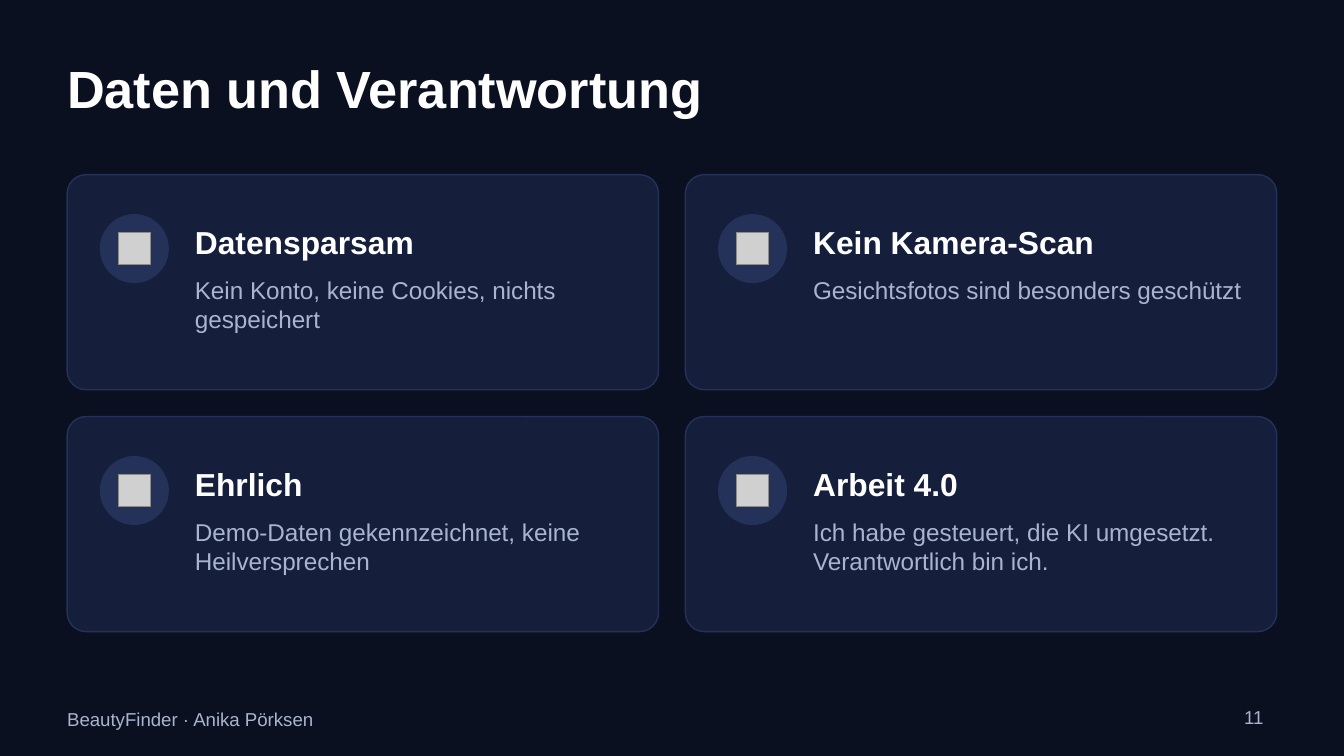
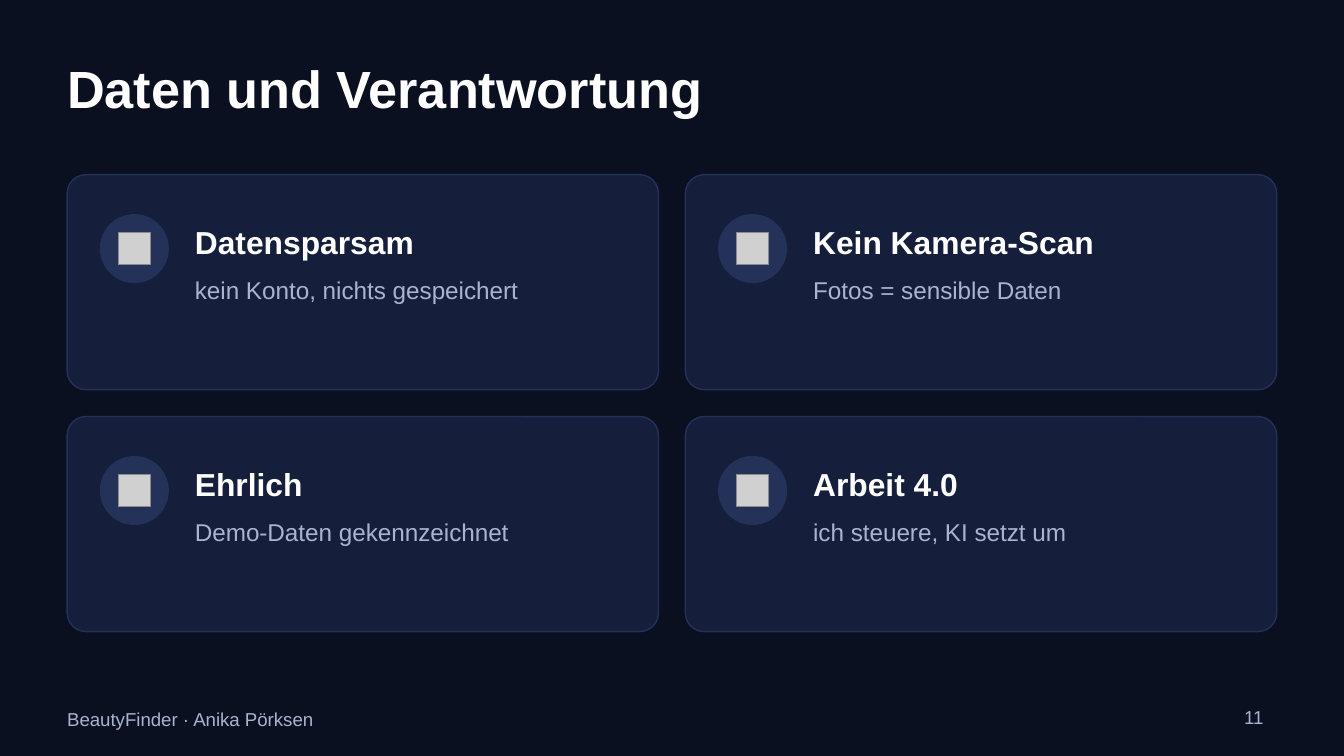
Before and after one commit to anikaprksn/Digitale-WElten, a slide deck: slide 11 of abgabe/Praesentation_BeautyFinder.pptx. Drawn at 1344x756 pixels with LibreOffice and Linux fonts; fonts in the diff are those of the drawing; grey boxes stand for pictures. Boxes give left, top, right and bottom in pixels: in the first picture for what was removed or moved away, otherwise in the second. Text is boxed around its words. In the diff, an @@ line names an element or a change of style, - is before the commit and + after.

```diff
--- a/abgabe/Praesentation_BeautyFinder.pptx
+++ b/abgabe/Praesentation_BeautyFinder.pptx
@@ text at [195,281,518,304]: text changed @@
-Kein Konto, keine Cookies, nichts gespeichert
+kein Konto, nichts gespeichert
@@ text at [813,281,1062,299]: text changed @@
-Gesichtsfotos sind besonders geschützt
+Fotos = sensible Daten
@@ text at [195,523,509,546]: text changed @@
-Demo-Daten gekennzeichnet, keine Heilversprechen
+Demo-Daten gekennzeichnet
@@ text at [813,523,1066,544]: text changed @@
-Ich habe gesteuert, die KI umgesetzt. Verantwortlich bin ich.
+ich steuere, KI setzt um
```
Also in this commit, not shown: 9 other slides changed.
